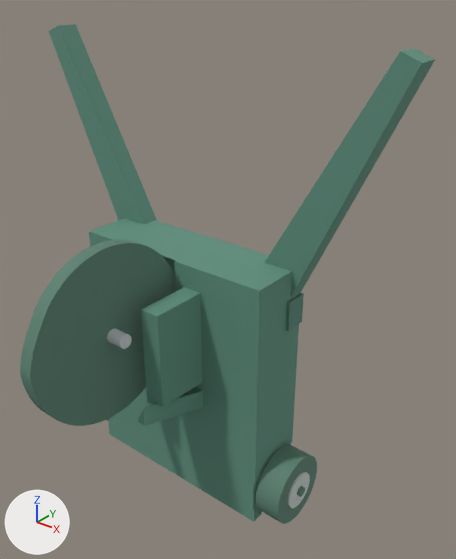
Two versions of the glTF model viewer/data/models/verty_big_secret.glb, one commit apart.
Before and after are seen from a camera (50 mm lens) standing at (116.4, -128.1, 112.7) and looking at (17.1, -3.9, 35.7). Every picture has the same lights, and +X, +Y and +Z are marked at lower left. The older version comes first.

Names of what the first picture shows: 'chassis', 'dt_hub_wheel_l0', 'dt_mount_fork_l', 'fork_l', 'fork_r', 'hook_l', 'upright_l', 'weapon', 'wheel_l0' and 1 more.
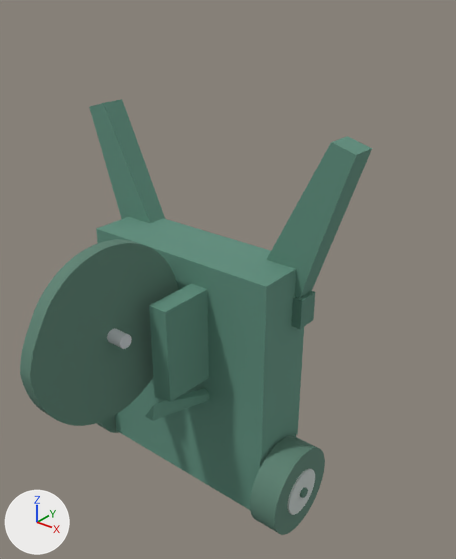
Boxes [x1, y1, x2, y2] around the edits, measured in the pictures (456 x 559 px):
'chassis', reshaped: before [89, 218, 301, 522]; after [96, 217, 304, 510]
'fork_l', reshaped (38% narrower, 35% shorter): before [264, 48, 435, 297]; after [266, 136, 372, 298]
'fork_r', reshaped (29% narrower, 38% shorter): before [49, 24, 157, 224]; after [89, 99, 165, 223]
'upright_l', reshaped: before [141, 287, 202, 407]; after [149, 283, 209, 402]
'wheel_l0', reshaped (23% wider, 25% taller): before [256, 445, 317, 524]; after [250, 436, 325, 535]
'dt_mount_fork_l', moved, rescaled: before [286, 293, 304, 331]; after [291, 291, 315, 329]
'dt_hub_wheel_l0', reshaped (22% wider, 27% taller): before [288, 472, 310, 508]; after [288, 469, 315, 515]

The change, as a diff of the scene's bpy script:
```diff
--- a/viewer/data/models/verty_big_secret.glb.py
+++ b/viewer/data/models/verty_big_secret.glb.py
@@ me_chassis @@
-me_chassis.from_pydata(...)  # 992 vertices, 1964 faces; spans x -33.0..33.0, y -11.0..9.0, z -40.0..40.0
+me_chassis.from_pydata(...)  # 907 vertices, 1794 faces; spans x -33.0..33.0, y -8.0..12.0, z -40.0..40.0
+# me_chassis part 1: the loose piece of 529 vertices spanning x -33.0..33.0, y -11.0..9.0, z -40.0..40.0 is rebuilt with 492 vertices and now spans x -33.0..33.0, y -8.0..12.0, z -40.0..40.0
+# other edits to the shape of me_chassis do not show in these pictures
 me_chassis.materials.append(mat_chassis)
@@ me_wheel_l0 @@
-me_wheel_l0.from_pydata(...)  # 419 vertices, 834 faces; spans x 33.5..43.1, y -11.0..11.0, z -41.0..-19.0
+me_wheel_l0.from_pydata(...)  # 425 vertices, 846 faces; spans x 33.5..44.1, y -14.0..14.0, z -44.0..-16.0
+# me_wheel_l0 part 2: 325 vertices removed from x 33.5..43.1, y -11.0..11.0, z -41.0..-19.0; 331 vertices added at x 33.5..44.1, y -14.0..14.0, z -44.0..-16.0
 me_wheel_l0.materials.append(mat_wheel_l0)
@@ me_upright_l @@
-me_upright_l.from_pydata(...)  # 31 vertices, 50 faces; spans x 7.0..13.0, y -28.0..6.0, z 3.0..33.0
+me_upright_l.from_pydata(...)  # 32 vertices, 54 faces; spans x 7.0..13.0, y -25.0..9.0, z 3.0..33.0
+# me_upright_l part 3: the loose piece of 22 vertices spanning x 7.0..13.0, y -28.0..6.0, z 3.0..33.0 is moved by (0.0, 3.0, 0.0)
+# other edits to the shape of me_upright_l do not show in these pictures
 me_upright_l.materials.append(mat_upright_l)
@@ me_fork_l @@
-me_fork_l.from_pydata(...)  # 13 vertices, 18 faces; spans x 18.2..62.0, y 4.0..11.0, z 30.4..98.0
+me_fork_l.from_pydata(...)  # 13 vertices, 18 faces; spans x 18.3..48.0, y 6.0..14.0, z 30.4..76.0
+# me_fork_l part 4: the loose piece of 8 vertices spanning x 18.2..62.0, y 4.0..11.0, z 30.4..98.0 is rebuilt with 8 vertices and now spans x 18.3..48.0, y 6.0..14.0, z 30.4..76.0
+# other edits to the shape of me_fork_l do not show in these pictures
 me_fork_l.materials.append(mat_fork_l)
@@ me_fork_r @@
-me_fork_r.from_pydata(...)  # 13 vertices, 18 faces; spans x -62.0..-18.2, y 4.0..11.0, z 30.4..98.0
+me_fork_r.from_pydata(...)  # 13 vertices, 18 faces; spans x -48.0..-18.2, y 6.0..14.0, z 30.4..76.0
+# me_fork_r part 5: 13 of 13 vertices moved; they spanned x -62.0..-18.2, y 4.0..11.0, z 30.4..98.0 and now span x -48.0..-18.2, y 6.0..14.0, z 30.4..76.0; mean shift (6.4, 2.5, -10.2)
 me_fork_r.materials.append(mat_fork_r)
@@ me_dt_hub_wheel_l0 @@
-me_dt_hub_wheel_l0.from_pydata(...)  # 202 vertices, 400 faces; spans x 32.9..42.1, y -5.72..5.72, z -35.72..-24.28
+me_dt_hub_wheel_l0.from_pydata(...)  # 258 vertices, 512 faces; spans x 32.9..43.1, y -7.28..7.28, z -37.28..-22.72
+# me_dt_hub_wheel_l0 part 6: 160 vertices removed from x 32.9..42.1, y -5.72..5.72, z -35.72..-24.28; 216 vertices added at x 32.9..43.1, y -7.28..7.28, z -37.28..-22.72
+# other edits to the shape of me_dt_hub_wheel_l0 do not show in these pictures
 me_dt_hub_wheel_l0.materials.append(mat_dt_hub_wheel_l0)
@@ me_dt_mount_fork_l @@
-me_dt_mount_fork_l.from_pydata(...)  # 8 vertices, 12 faces; spans x 16.0..34.0, y 2.0..9.0, z 22.5..31.5
+me_dt_mount_fork_l.from_pydata(...)  # 8 vertices, 12 faces; spans x 16.0..36.0, y 5.0..12.0, z 22.5..31.5
+# me_dt_mount_fork_l part 7: the whole mesh is scaled about its middle by (1.11, 1, 1), then moved by (1.0, 3.0, 0.0)
 me_dt_mount_fork_l.materials.append(mat_dt_mount_fork_l)
```
